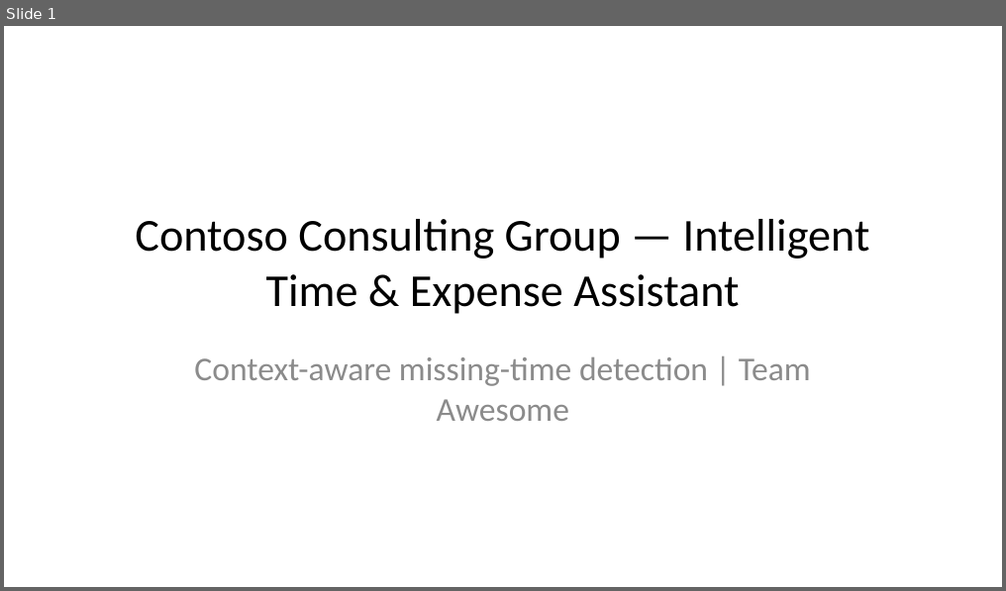
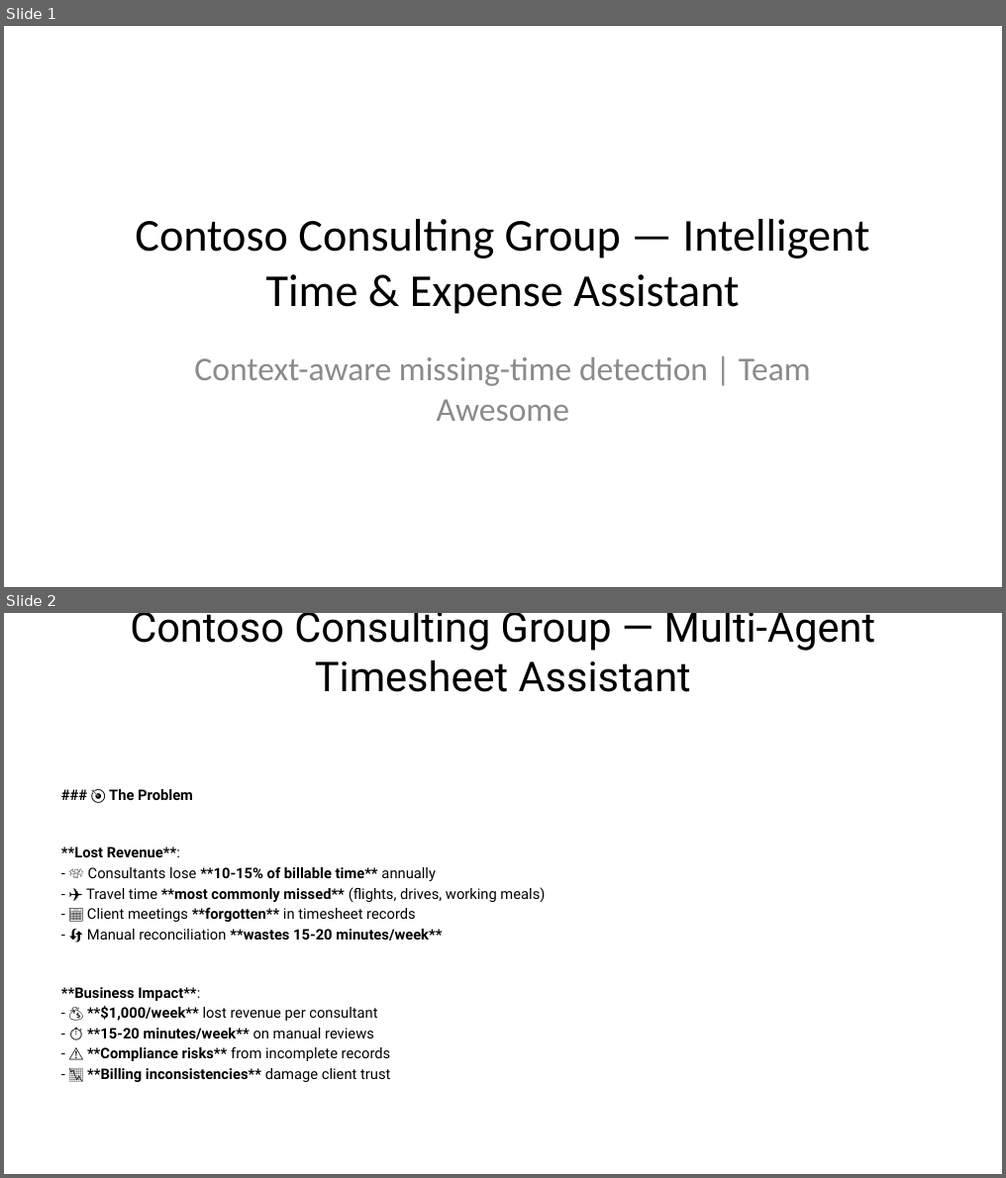
Before and after one commit to Arturo-Quiroga-MSFT/ttu-agentic-revolution-challenge, a slide deck: ccg-presentation/CCG_Readout.pptx. Shown one above the other, each under a label of ours: slide 1 before the commit, slides 1 and 2 after it. The pictures are 1006x591 and 1006x1178 pixels, drawn with LibreOffice and Linux fonts; fonts in the diff are those of the drawing. Boxes give left, top, right and bottom in pixels: in the first picture for what was removed or moved away, otherwise in the second. Text is boxed around its words. In the diff, an @@ line names an element or a change of style, - is before the commit and + after.

Commit message:
new deck

```diff
--- a/ccg-presentation/CCG_Readout.pptx
+++ b/ccg-presentation/CCG_Readout.pptx
@@ slide 2 added at (4, 613, 1002, 1174), background #FFFFFF @@
@@ title added at (130, 613, 876, 692), 39.6 pt, text #000000 @@
+Contoso Consulting Group — Multi-Agent Timesheet Assistant
@@ text added at (61, 789, 545, 1082), 14 pt, text #000000, bold @@
+### 🎯 The Problem
+**Lost Revenue**:
+- 💸 Consultants lose **10-15% of billable time** annually
+- ✈️ Travel time **most commonly missed** (flights, drives, working meals)
+- 📅 Client meetings **forgotten** in timesheet records
+- 🔄 Manual reconciliation **wastes 15-20 minutes/week**
+**Business Impact**:
+- 💰 **$1,000/week** lost revenue per consultant
+- ⏱️ **15-20 minutes/week** on manual reviews
+- ⚠️ **Compliance risks** from incomplete records
+- 📉 **Billing inconsistencies** damage client trust
```
Also in this commit, not shown: 1 other file.
